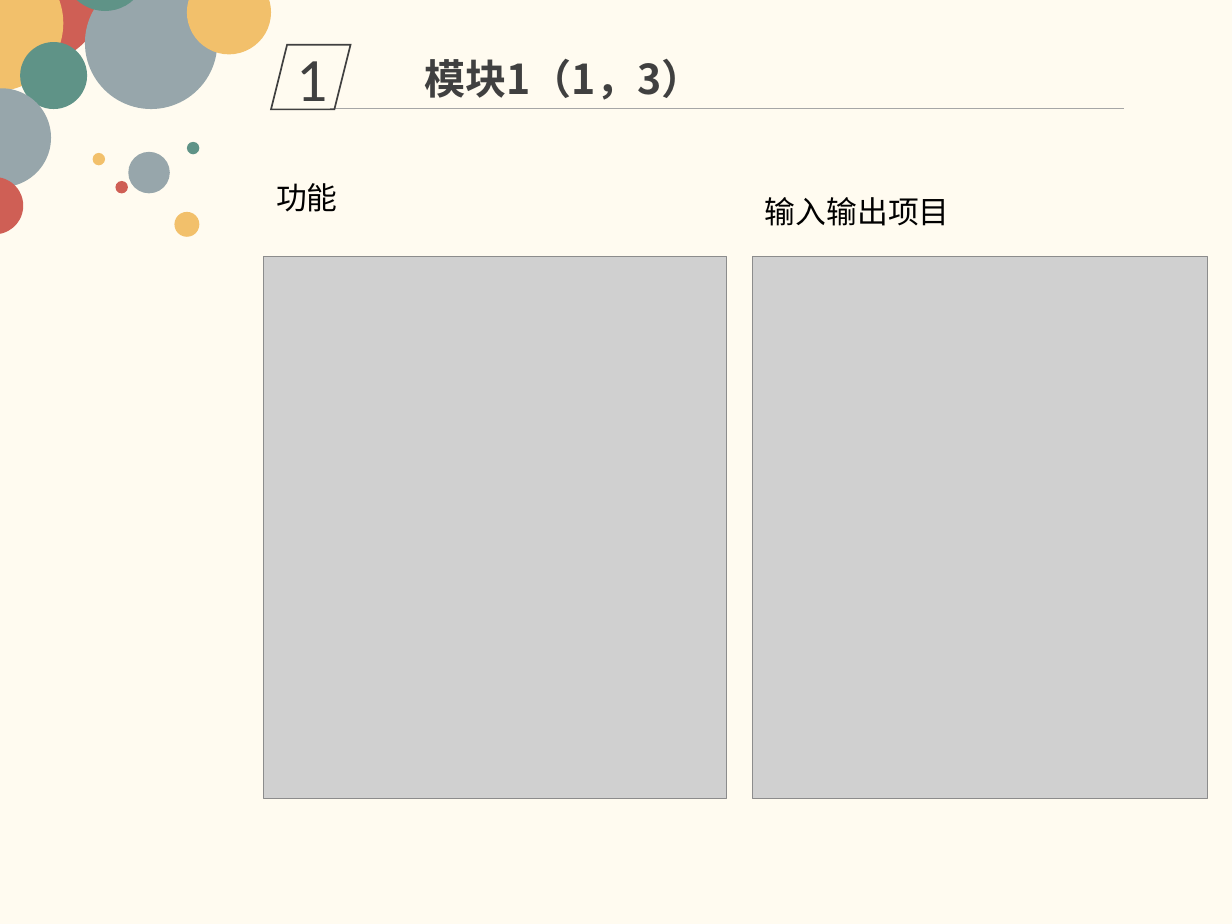
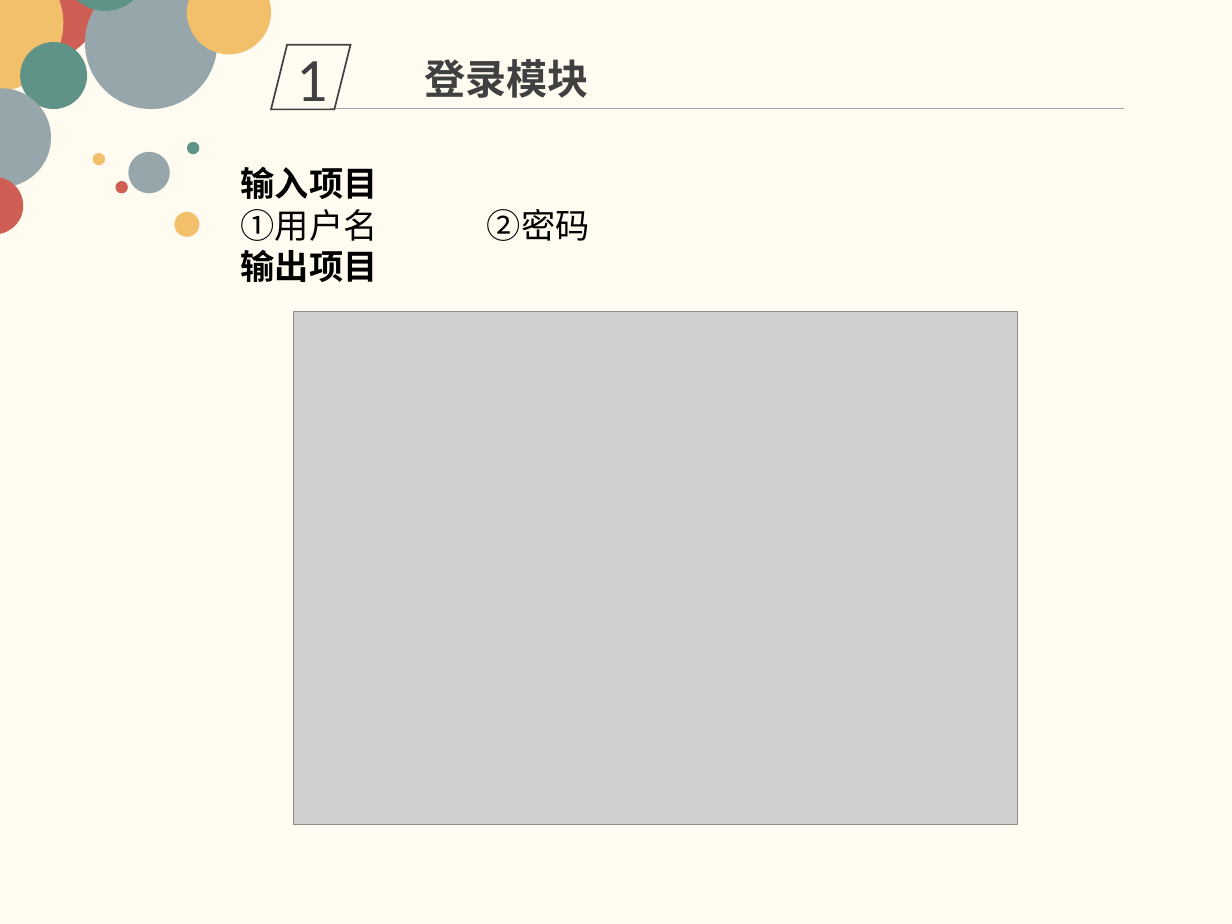
Before and after one commit to firstprojectmicheng/SE2018-G08, a slide deck: slide 14 of SE2018春-G08-详细设计.pptx (slide 13 before the commit). Drawn at 1232x924 pixels with LibreOffice and Linux fonts; fonts in the diff are those of the drawing; grey boxes stand for pictures. Boxes give left, top, right and bottom in pixels: in the first picture for what was removed or moved away, otherwise in the second. Text is boxed around its words. In the diff, an @@ line names an element or a change of style, - is before the commit and + after.

```diff
--- a/SE2018春-G08-详细设计.pptx
+++ b/SE2018春-G08-详细设计.pptx
@@ text at <box>424,59,588,98</box>: text changed @@
-模块1（1，3）
+登录模块
@@ text at <box>241,166,378,282</box>: text changed; size 18 to 20 pt; bold on @@
-输入输出项目
+输入项目
+①用户名 ②密码
+输出项目
@@ text removed at <box>276,183,338,212</box> @@
-功能
@@ picture removed at <box>753,256,1207,798</box> @@
@@ picture: place and size @@
-picture at <box>264,256,727,798</box>
+picture at <box>294,312,1019,825</box>
```
Also in this commit, not shown: 7 other slides changed, 25 slides added, 3 slides removed.
